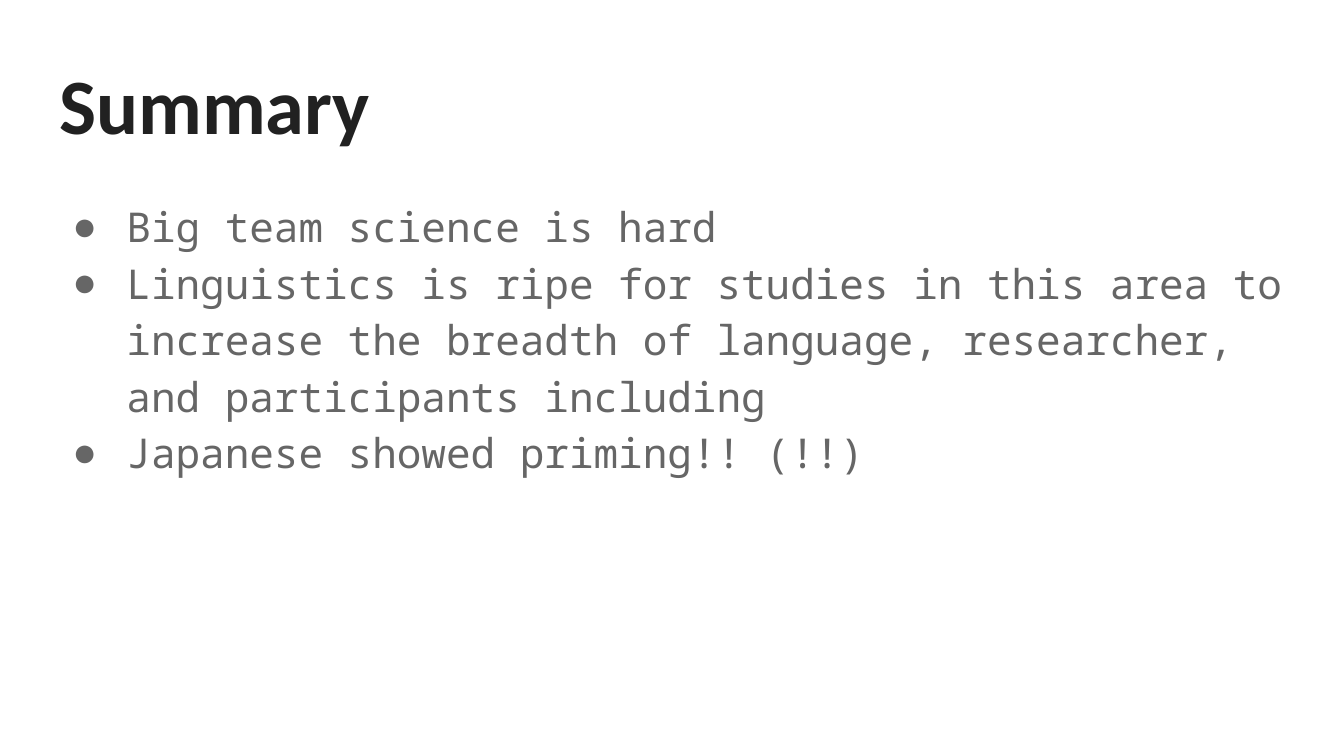
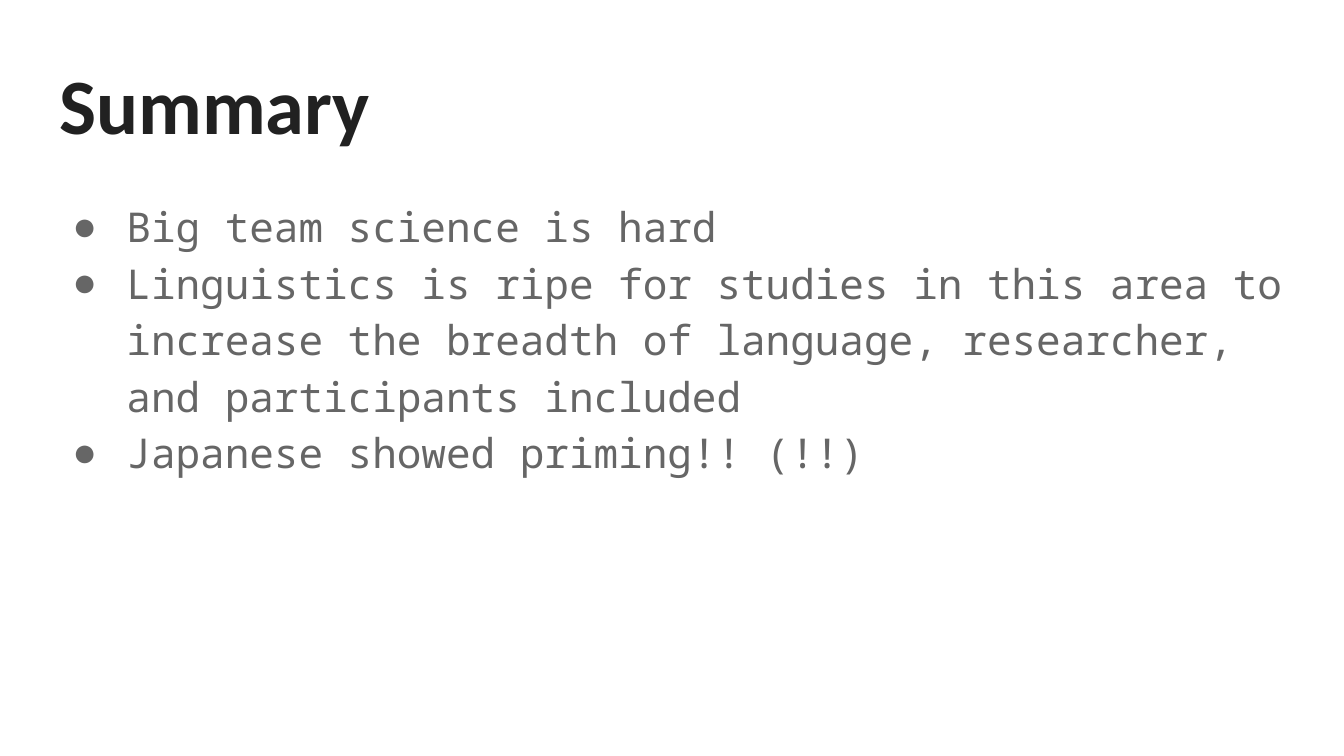
Before and after one commit to SemanticPriming/SPAML, a slide deck: slide 41 of 10_Presentations/utah_ling_22/spam_open.pptx. Drawn at 1344x756 pixels with LibreOffice and Linux fonts; fonts in the diff are those of the drawing. Boxes give left, top, right and bottom in pixels: in the first picture for what was removed or moved away, otherwise in the second. Text is boxed around its words. In the diff, an @@ line names an element or a change of style, - is before the commit and + after.

Commit message:
pnom 22 presentation

```diff
--- a/10_Presentations/utah_ling_22/spam_open.pptx
+++ b/10_Presentations/utah_ling_22/spam_open.pptx
@@ text at (x1=126, y1=267, x2=1282, y2=422): text changed @@
-● Linguistics is ripe for studies in this area to increase the breadth of language, researcher, and participants including
+● Linguistics is ripe for studies in this area to increase the breadth of language, researcher, and participants included
```
Also in this commit, not shown: 6 other files.
